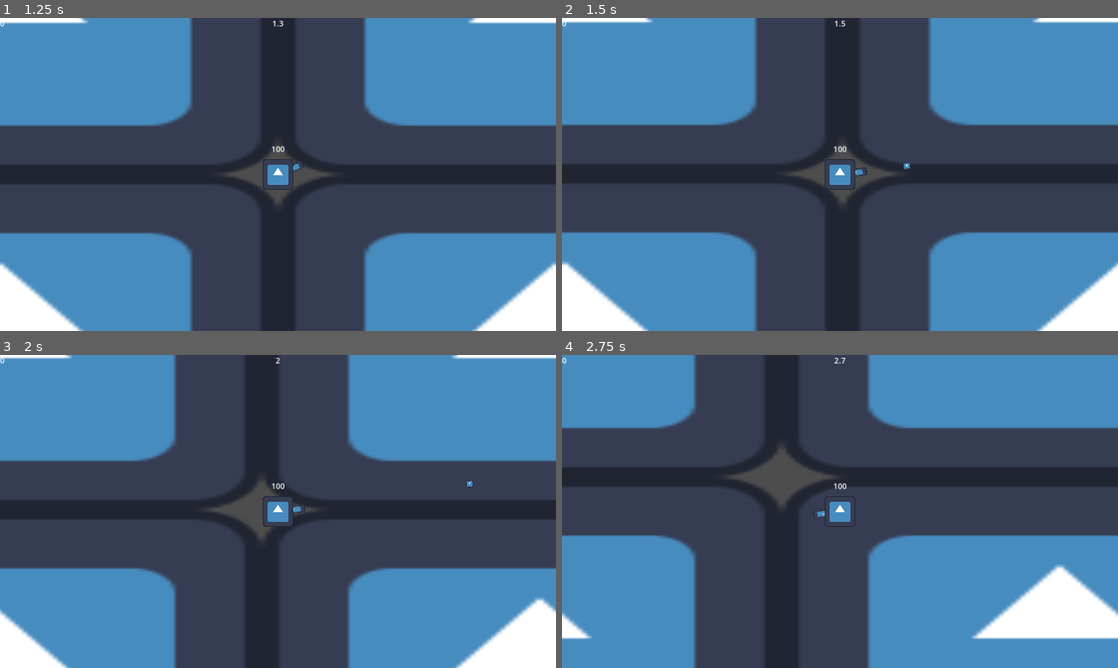
Above: before the commit, frames 1-4 (two rows, left to right).
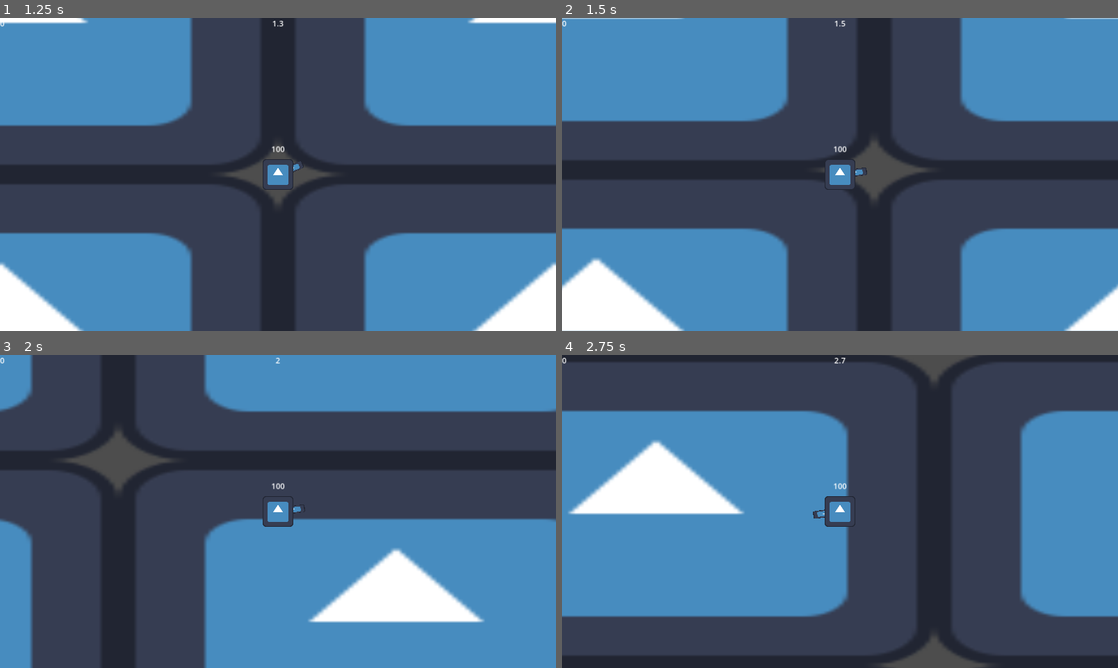
Above: after the commit, the same moments.

Repository: YUK1-0000/vamsavadiepio
Game: Godot game, scene res://World/world.tscn
The game is run twice, just before and just after one commit, with the same random seed, the same clock (stepped at 60 frames per second) and the same inputs. The engine's default icon, where the game draws it, is replaced by a stand-in: a white triangle on a blue panel in a dark square.
Inputs (mouse positions are in pixels of both pictures, inside the frame that each line leads up to):
- Up to frame 1 (1.25 s): click "Start" at 0.5 s
- Up to frame 2 (1.5 s): tap Enter at 1.25 s; move the mouse to (962, 158) at 1.27 s; press the mouse at (962, 158) at 1.28 s; hold D (move_right) from 1.28 s (still down)
- Up to frame 3 (2 s): keep holding D (move_right)
- Up to frame 4 (2.75 s): move the mouse to (728, 527) at 2.02 s; release D (move_right) at 2.03 s; release the mouse at (728, 527) at 2.03 s; hold S (move_downward) from 2.03 s (still down); tap Q (q) at 2.1 s

Frame 1 is identical in both runs. In frame 2, 25% of the frame differs, in the area x 0-100%, y 0-100%; in frame 3, 65%; in frame 4, 73%.
Error after the commit: Trying to assign value of type 'CanvasLayer' to a variable of type 'Control'. (res://Game/Game.gd:4)

Commit message:
メインメニューをCanvasLayerに変更

Diff:
--- a/Menu/main_menu.gd
+++ b/Menu/main_menu.gd
@@ -1,4 +1,4 @@
-extends Control
+extends CanvasLayer
 
 func _on_start_button_pressed() -> void:
 	Game.game_start()
--- a/Menu/main_menu.tscn
+++ b/Menu/main_menu.tscn
@@ -2,17 +2,10 @@
 
 [ext_resource type="Script" path="res://Menu/main_menu.gd" id="1_pofth"]
 
-[node name="MainMenu" type="Control"]
-layout_mode = 3
-anchors_preset = 15
-anchor_right = 1.0
-anchor_bottom = 1.0
-grow_horizontal = 2
-grow_vertical = 2
+[node name="MainMenu" type="CanvasLayer"]
 script = ExtResource("1_pofth")
 
 [node name="StartButton" type="Button" parent="."]
-layout_mode = 0
 offset_left = 480.0
 offset_top = 256.0
 offset_right = 728.0
